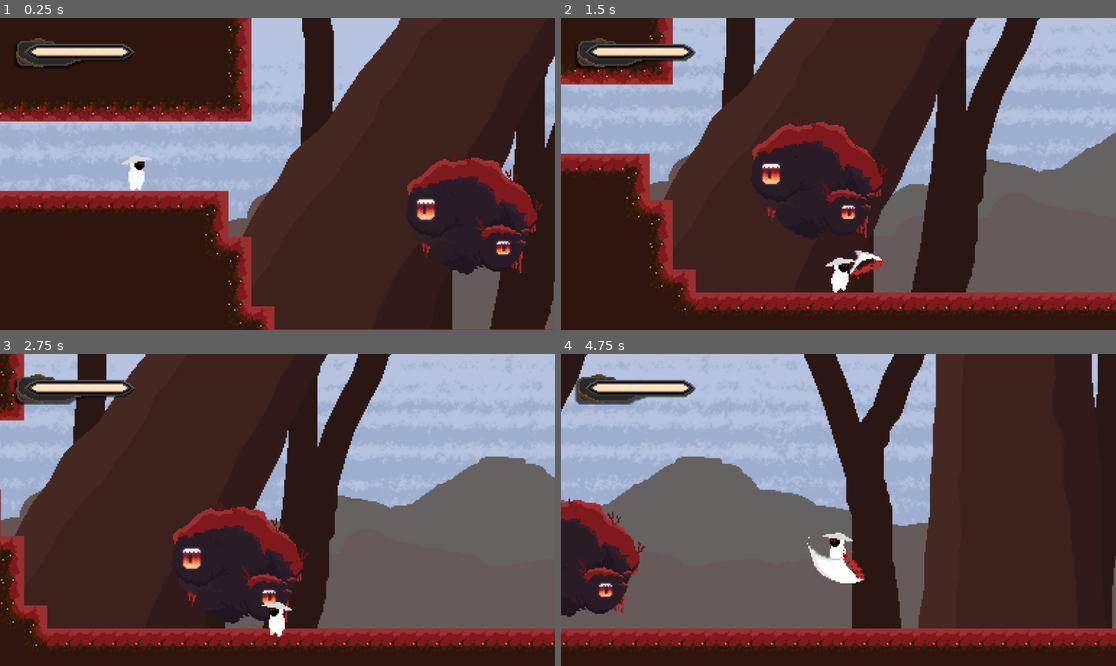
Above: before the commit, frames 1-4 (two rows, left to right).
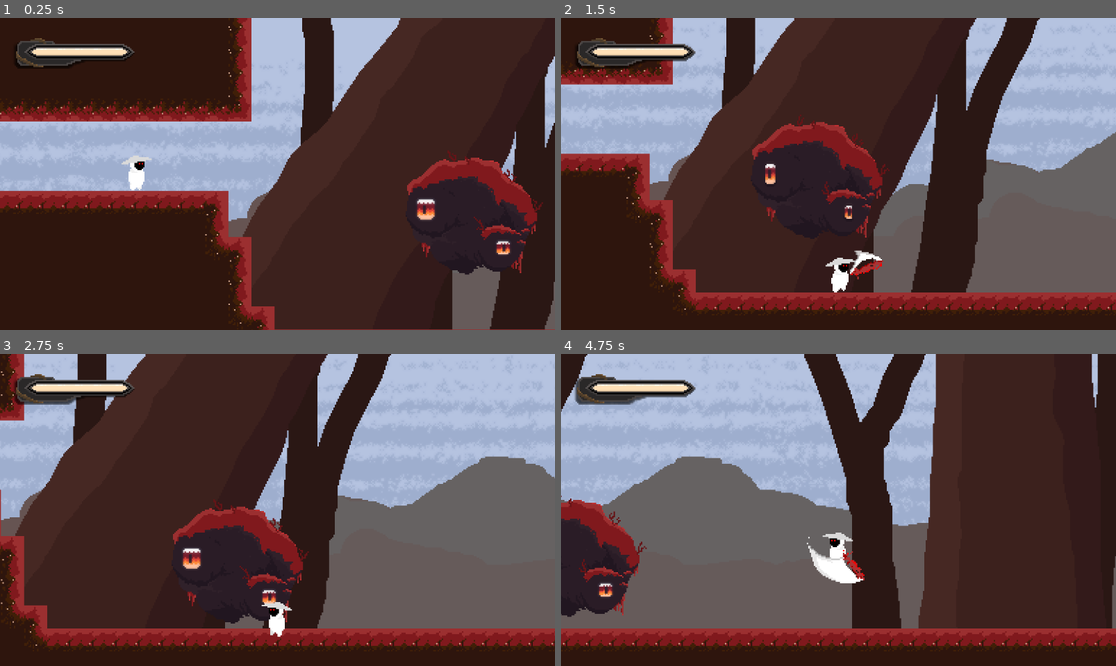
Above: after the commit, the same moments.

Repository: KirstenMayland/color2Dmetroidvania
Game: Godot game, scene res://scenes/levels/russet_grove_4.tscn
Two runs of this game, one before a commit and one after it. Both use one fixed random seed, a clock stepped at 60 frames per second and the inputs below. This scene is started directly instead of the project's main scene.
Inputs:
- Up to frame 1 (0.25 s): no input
- Up to frame 2 (1.5 s): hold D (move_right) from 0.53 s (still down); tap E (attack) at 0.6, 1.35 s; tap Space (jump) at 0.77 s
- Up to frame 3 (2.75 s): tap Space (jump) at 1.52 s; release D (move_right) at 2.03 s; hold A (move_left) from 2.03 s (still down); tap E (attack) at 2.1 s
- Up to frame 4 (4.75 s): release A (move_left) at 2.78 s; hold D (move_right) 2.78-4.28 s; tap E (attack) at 2.85, 3.6, 4.35 s; tap Space (jump) at 3.02, 3.77, 4.52 s; hold A (move_left) from 4.28 s (still down)

The runs differ from the first frame. In frame 1, 0.1% of the frame differs, in the area x 80-98%, y 42-70%; in frame 2, 0.3%, in the area x 36-60%, y 30-65%; in frame 3, 0.1%; in frame 4, less than 0.1%.

Commit message:
updated idle animation

Diff:
--- a/scenes/entities/grove_guardian.tscn
+++ b/scenes/entities/grove_guardian.tscn
@@ -1,82 +1,89 @@
-[gd_scene load_steps=20 format=3 uid="uid://xlupq7k0124k"]
+[gd_scene load_steps=21 format=3 uid="uid://xlupq7k0124k"]
 
 [ext_resource type="Texture2D" uid="uid://d0djuollqe6ux" path="res://assets/entities/grove_guardian/grove_guardian_2.0-Idle.png" id="1_04r56"]
 [ext_resource type="Script" path="res://scripts/entities/grove_guardian.gd" id="1_ukhr5"]
 [ext_resource type="PackedScene" uid="uid://d2ojf0bbv5n5j" path="res://scenes/components/health_component.tscn" id="2_ps1je"]
 [ext_resource type="PackedScene" uid="uid://dty8yax2de5v4" path="res://scenes/components/hurtbox_component.tscn" id="4_s11qr"]
 
-[sub_resource type="AtlasTexture" id="AtlasTexture_t38kw"]
+[sub_resource type="AtlasTexture" id="AtlasTexture_i3lcj"]
 atlas = ExtResource("1_04r56")
 region = Rect2(0, 0, 128, 128)
 
-[sub_resource type="AtlasTexture" id="AtlasTexture_lhf52"]
+[sub_resource type="AtlasTexture" id="AtlasTexture_ni1y3"]
 atlas = ExtResource("1_04r56")
 region = Rect2(128, 0, 128, 128)
 
-[sub_resource type="AtlasTexture" id="AtlasTexture_qgt83"]
+[sub_resource type="AtlasTexture" id="AtlasTexture_jchef"]
 atlas = ExtResource("1_04r56")
 region = Rect2(256, 0, 128, 128)
 
-[sub_resource type="AtlasTexture" id="AtlasTexture_5ygck"]
+[sub_resource type="AtlasTexture" id="AtlasTexture_1qckn"]
 atlas = ExtResource("1_04r56")
 region = Rect2(384, 0, 128, 128)
 
-[sub_resource type="AtlasTexture" id="AtlasTexture_dfweu"]
+[sub_resource type="AtlasTexture" id="AtlasTexture_bww1d"]
 atlas = ExtResource("1_04r56")
 region = Rect2(512, 0, 128, 128)
 
-[sub_resource type="AtlasTexture" id="AtlasTexture_sf55m"]
+[sub_resource type="AtlasTexture" id="AtlasTexture_y1317"]
 atlas = ExtResource("1_04r56")
 region = Rect2(640, 0, 128, 128)
 
-[sub_resource type="AtlasTexture" id="AtlasTexture_7o8t2"]
+[sub_resource type="AtlasTexture" id="AtlasTexture_02dip"]
 atlas = ExtResource("1_04r56")
 region = Rect2(768, 0, 128, 128)
 
-[sub_resource type="AtlasTexture" id="AtlasTexture_arnak"]
+[sub_resource type="AtlasTexture" id="AtlasTexture_hsqsu"]
 atlas = ExtResource("1_04r56")
 region = Rect2(896, 0, 128, 128)
 
-[sub_resource type="AtlasTexture" id="AtlasTexture_hvweu"]
+[sub_resource type="AtlasTexture" id="AtlasTexture_ksb4s"]
 atlas = ExtResource("1_04r56")
 region = Rect2(1024, 0, 128, 128)
 
-[sub_resource type="AtlasTexture" id="AtlasTexture_m3pkr"]
+[sub_resource type="AtlasTexture" id="AtlasTexture_d06ij"]
 atlas = ExtResource("1_04r56")
 region = Rect2(1152, 0, 128, 128)
+
+[sub_resource type="AtlasTexture" id="AtlasTexture_cdkd2"]
+atlas = ExtResource("1_04r56")
+region = Rect2(1280, 0, 128, 128)
 
 [sub_resource type="SpriteFrames" id="SpriteFrames_x8qxr"]
 animations = [{
 "frames": [{
 "duration": 1.0,
-"texture": SubResource("AtlasTexture_t38kw")
+"texture": SubResource("AtlasTexture_i3lcj")
 }, {
 "duration": 1.0,
-"texture": SubResource("AtlasTexture_lhf52")
+"texture": SubResource("AtlasTexture_ni1y3")
 }, {
 "duration": 1.0,
-"texture": SubResource("AtlasTexture_qgt83")
+"texture": SubResource("AtlasTexture_jchef")
 }, {
 "duration": 1.0,
-"texture": SubResource("AtlasTexture_5ygck")
+"texture": SubResource("AtlasTexture_1qckn")
 }, {
 "duration": 1.0,
-"texture": SubResource("AtlasTexture_dfweu")
+"texture": SubResource("AtlasTexture_bww1d")
 }, {
 "duration": 1.0,
-"texture": SubResource("AtlasTexture_sf55m")
+"texture": SubResource("AtlasTexture_y1317")
 }, {
 "duration": 1.0,
-"texture": SubResource("AtlasTexture_7o8t2")
+"texture": SubResource("AtlasTexture_02dip")
 }, {
 "duration": 1.0,
-"texture": SubResource("AtlasTexture_arnak")
+"texture": SubResource("AtlasTexture_hsqsu")
 }, {
 "duration": 1.0,
-"texture": SubResource("AtlasTexture_hvweu")
+"texture": SubResource("AtlasTexture_ksb4s")
 }, {
 "duration": 1.0,
-"texture": SubResource("AtlasTexture_m3pkr")
+"texture": SubResource("AtlasTexture_d06ij")
+}, {
+"duration": 1.0,
+"texture": SubResource("AtlasTexture_cdkd2")
 }],
 "loop": true,
 "name": &"idle",
@@ -85,7 +92,7 @@
 
 [sub_resource type="Animation" id="Animation_24lrf"]
 resource_name = "Idle"
-length = 3.0
+length = 2.4
 loop_mode = 1
 tracks/0/type = "value"
 tracks/0/imported = false
@@ -94,10 +101,22 @@
 tracks/0/interp = 1
 tracks/0/loop_wrap = true
 tracks/0/keys = {
-"times": PackedFloat32Array(0, 0.25, 0.5, 0.6, 0.7, 0.8, 0.9, 1),
-"transitions": PackedFloat32Array(1, 1, 1, 1, 1, 1, 1, 1),
+"times": PackedFloat32Array(0, 0.2, 0.4, 0.6, 0.8, 1, 1.1, 1.2, 1.3, 1.4, 1.5, 1.6, 1.8, 2, 2.2),
+"transitions": PackedFloat32Array(1, 1, 1, 1, 1, 1, 1, 1, 1, 1, 1, 1, 1, 1, 1),
 "update": 1,
-"values": [0, 1, 2, 3, 4, 5, 6, 0]
+"values": [0, 1, 2, 3, 4, 5, 6, 7, 8, 9, 10, 0, 1, 2, 3]
+}
+tracks/1/type = "value"
+tracks/1/imported = false
+tracks/1/enabled = true
+tracks/1/path = NodePath("AnimatedSprite2D:animation")
+tracks/1/interp = 1
+tracks/1/loop_wrap = true
+tracks/1/keys = {
+"times": PackedFloat32Array(0),
+"transitions": PackedFloat32Array(1),
+"update": 1,
+"values": [&"idle"]
 }
 
 [sub_resource type="Animation" id="Animation_ur63v"]
@@ -113,6 +132,18 @@
 "transitions": PackedFloat32Array(1),
 "update": 1,
 "values": [1]
+}
+tracks/1/type = "value"
+tracks/1/imported = false
+tracks/1/enabled = true
+tracks/1/path = NodePath("AnimatedSprite2D:animation")
+tracks/1/interp = 1
+tracks/1/loop_wrap = true
+tracks/1/keys = {
+"times": PackedFloat32Array(0),
+"transitions": PackedFloat32Array(1),
+"update": 1,
+"values": [&"idle"]
 }
 
 [sub_resource type="AnimationLibrary" id="AnimationLibrary_wt3ko"]
--- a/scenes/entities/player.tscn
+++ b/scenes/entities/player.tscn
@@ -1185,6 +1185,7 @@
 position = Vector2(0, -0.5)
 sprite_frames = SubResource("SpriteFrames_rbujn")
 animation = &"slash"
+frame = 1
 
 [node name="AnimationPlayer" type="AnimationPlayer" parent="."]
 libraries = {
--- a/scripts/entities/grove_guardian.gd
+++ b/scripts/entities/grove_guardian.gd
@@ -3,6 +3,16 @@
 @export var max_speed : float = 50.0
 
 @onready var animation = $AnimationPlayer
+@onready var health_component: HealthComponent = $HealthComponent
+
+# ----------------------------------------------------------------
+# -----------------------------ready------------------------------
+# ----------------------------------------------------------------
+func _ready():
+	health_component.died.connect(on_death)
+
+func on_death():
+	queue_free()
 
 # ----------------------------------------------------------------
 # ---------------------_physics_process---------------------------
Binary file changed: assets/entities/grove_guardian/grove_guardian_2.0-Blink.png
Binary file changed: assets/entities/grove_guardian/grove_guardian_2.0-Idle.png
Binary file changed: assets/entities/grove_guardian/grove_guardian_2.0.aseprite
